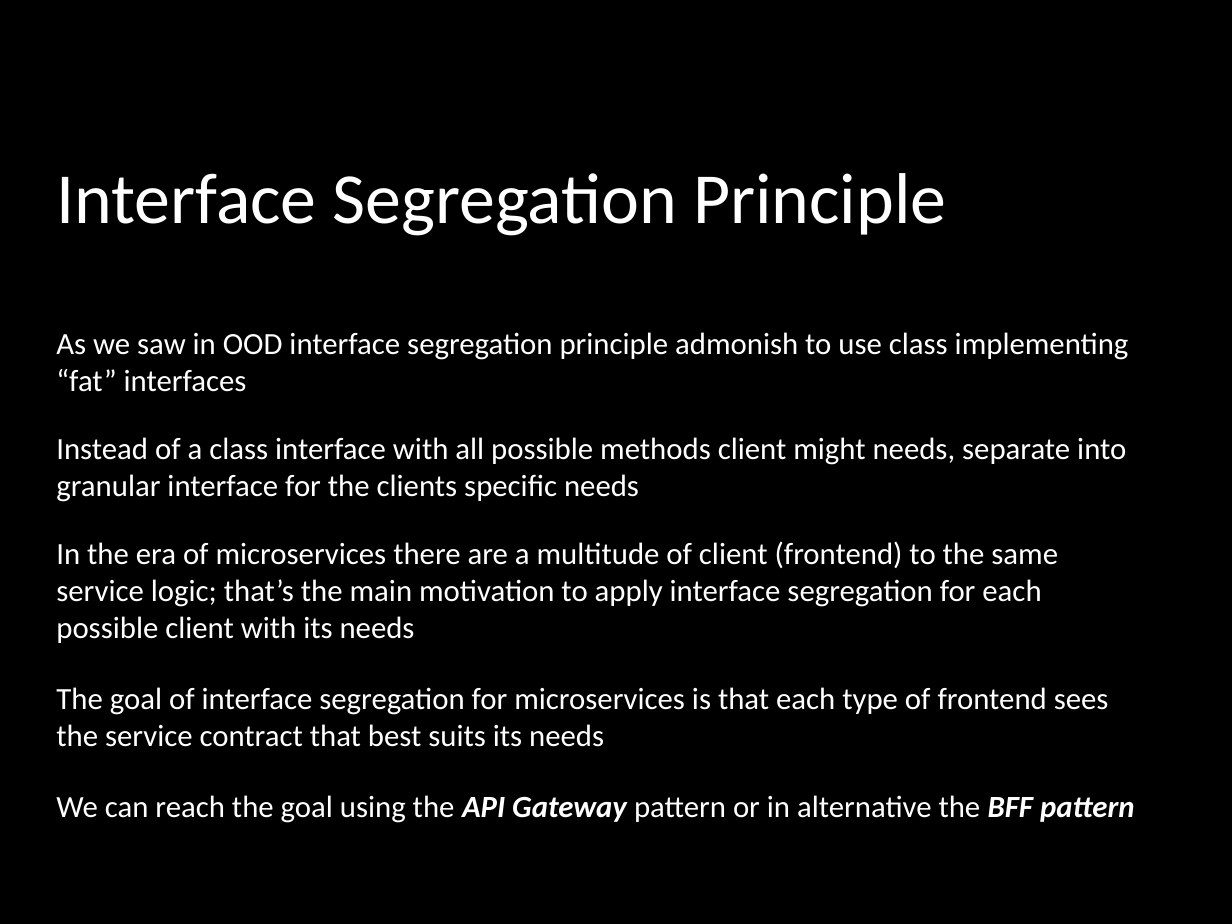
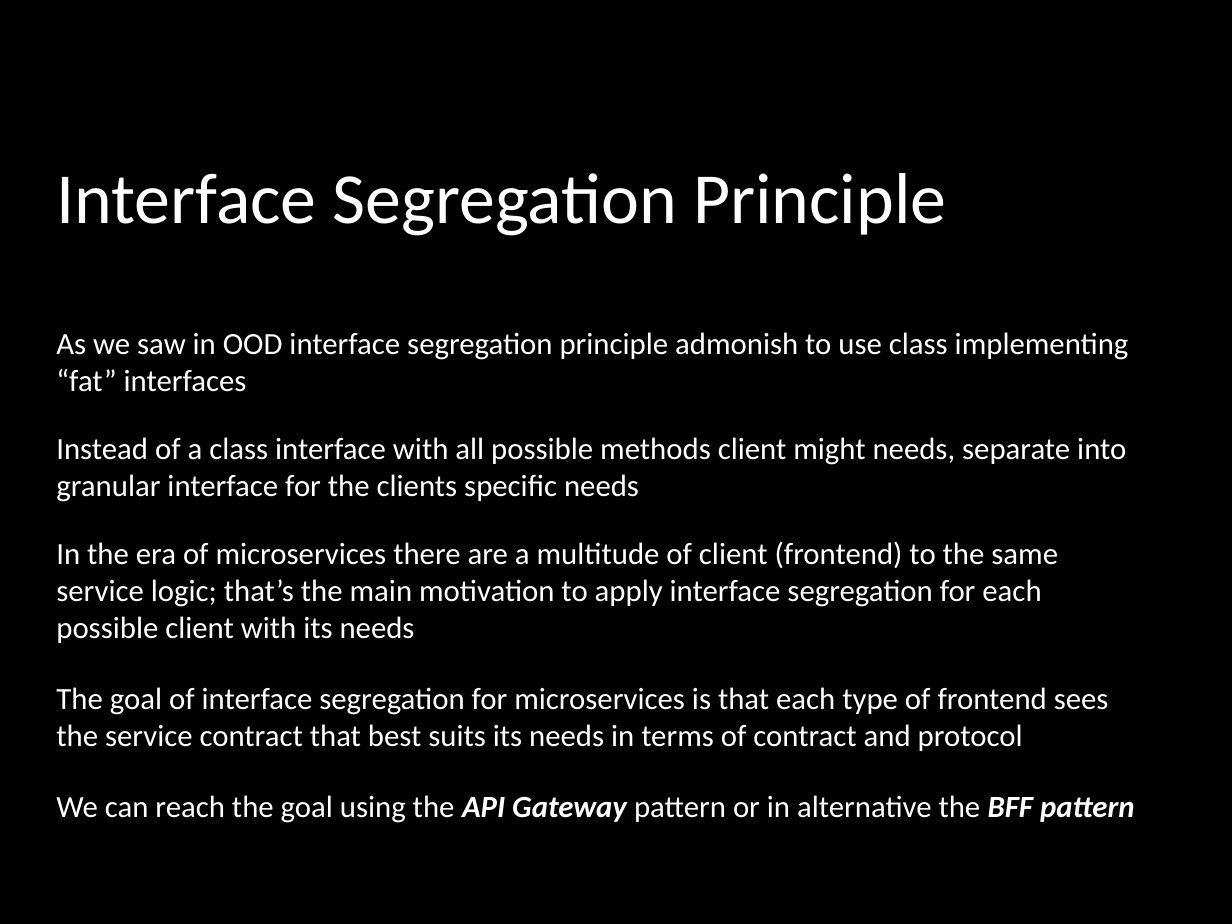
Before and after one commit to FrancoMelandri/SOLID, a slide deck: slide 38 of docs/solid.pptx. Drawn at 1232x924 pixels with LibreOffice and Linux fonts; fonts in the diff are those of the drawing. Boxes give left, top, right and bottom in pixels: in the first picture for what was removed or moved away, otherwise in the second. Text is boxed around its words. In the diff, an @@ line names an element or a change of style, - is before the commit and + after.

```diff
--- a/docs/solid.pptx
+++ b/docs/solid.pptx
@@ text at box(56, 687, 1109, 751): text changed @@
-The goal of interface segregation for microservices is that each type of frontend sees the service contract that best suits its needs
+The goal of interface segregation for microservices is that each type of frontend sees the service contract that best suits its needs in terms of contract and protocol
```
Also in this commit, not shown: 2 other slides changed.
